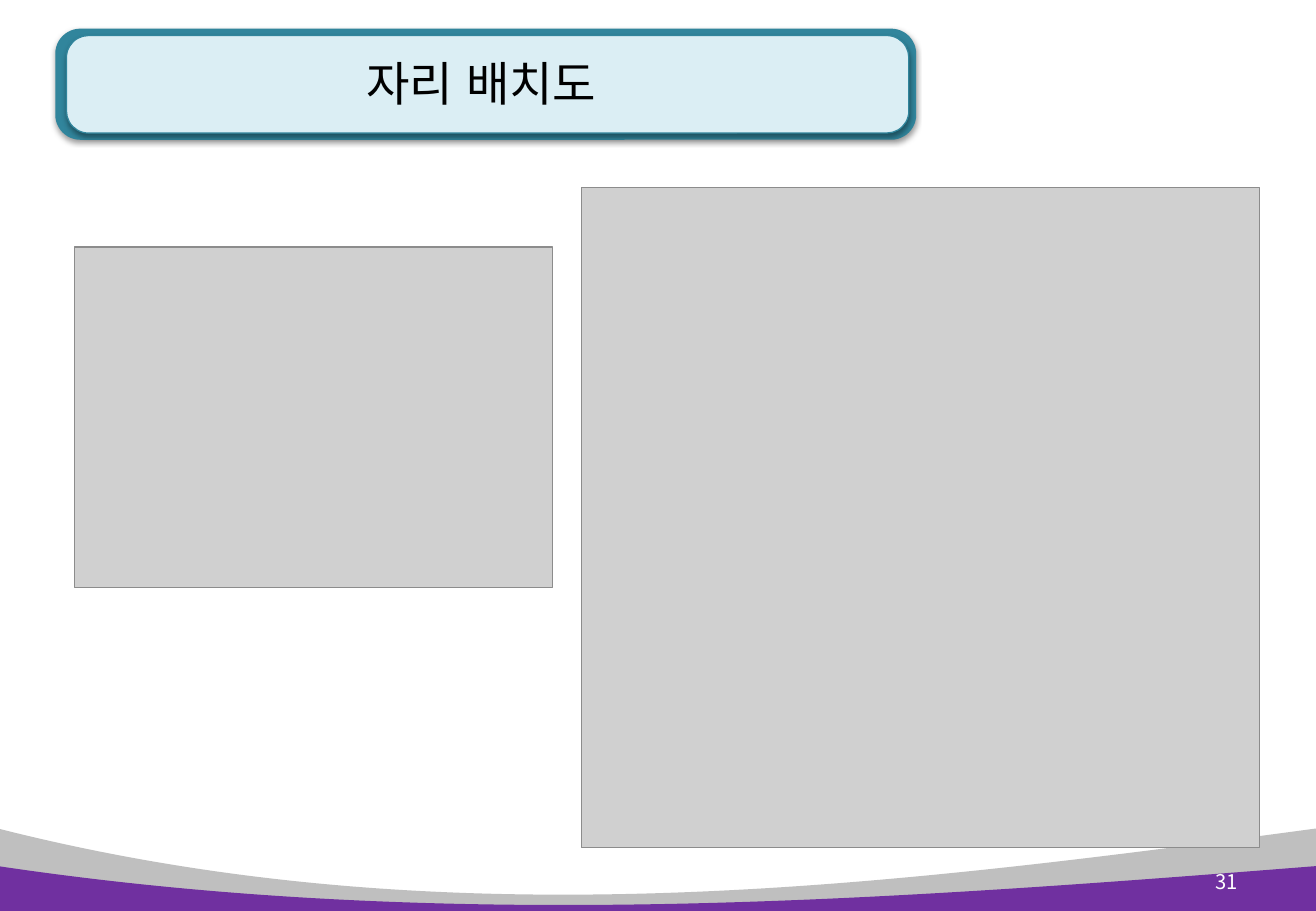
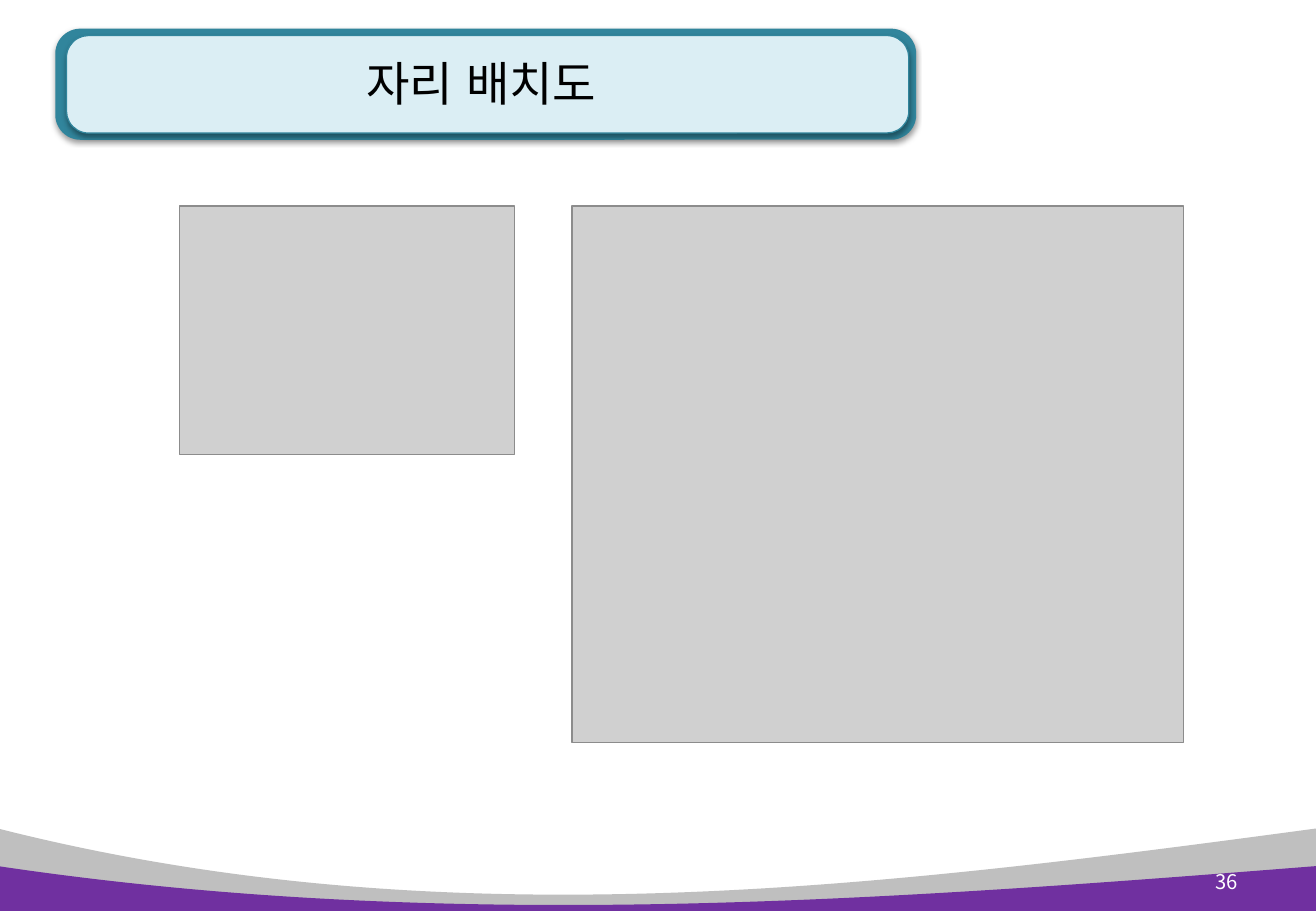
Before and after one commit to kiyongee2/green_pyworks, a slide deck: slide 36 of python_ppt_2023/Python 3장. 제어문(조건, 반복).pptx (slide 31 before the commit). Drawn at 1316x911 pixels with LibreOffice and Linux fonts; fonts in the diff are those of the drawing; grey boxes stand for pictures. Boxes give left, top, right and bottom in pixels: in the first picture for what was removed or moved away, otherwise in the second. Text is boxed around its words. In the diff, an @@ line names an element or a change of style, - is before the commit and + after.

```diff
--- a/python_ppt_2023/Python 3장. 제어문(조건, 반복).pptx
+++ b/python_ppt_2023/Python 3장. 제어문(조건, 반복).pptx
@@ picture added at (180, 207, 514, 456) @@
@@ picture: place and size @@
-picture at (582, 188, 1260, 848)
+picture at (572, 207, 1184, 744)
@@ picture removed at (74, 247, 553, 587) @@
@@ page number at (1216, 868, 1238, 890): text changed @@
-31
+36
```
Also in this commit, not shown: 7 other slides changed, 5 slides added, 3 other files.
